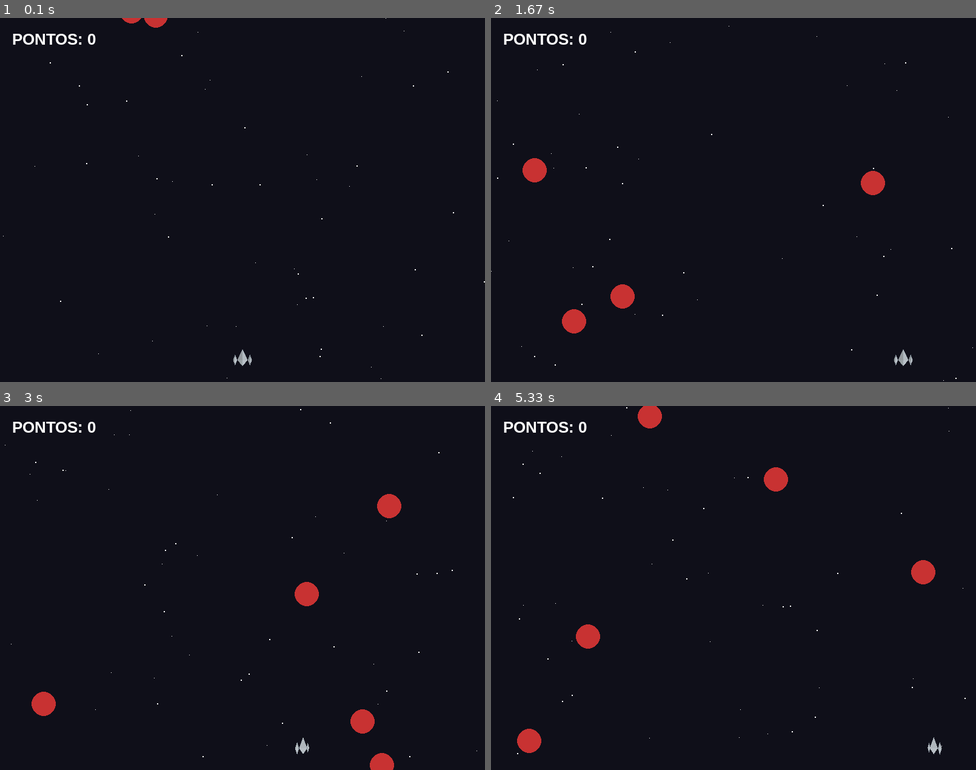
Above: before the commit, frames 1-4 (two rows, left to right).
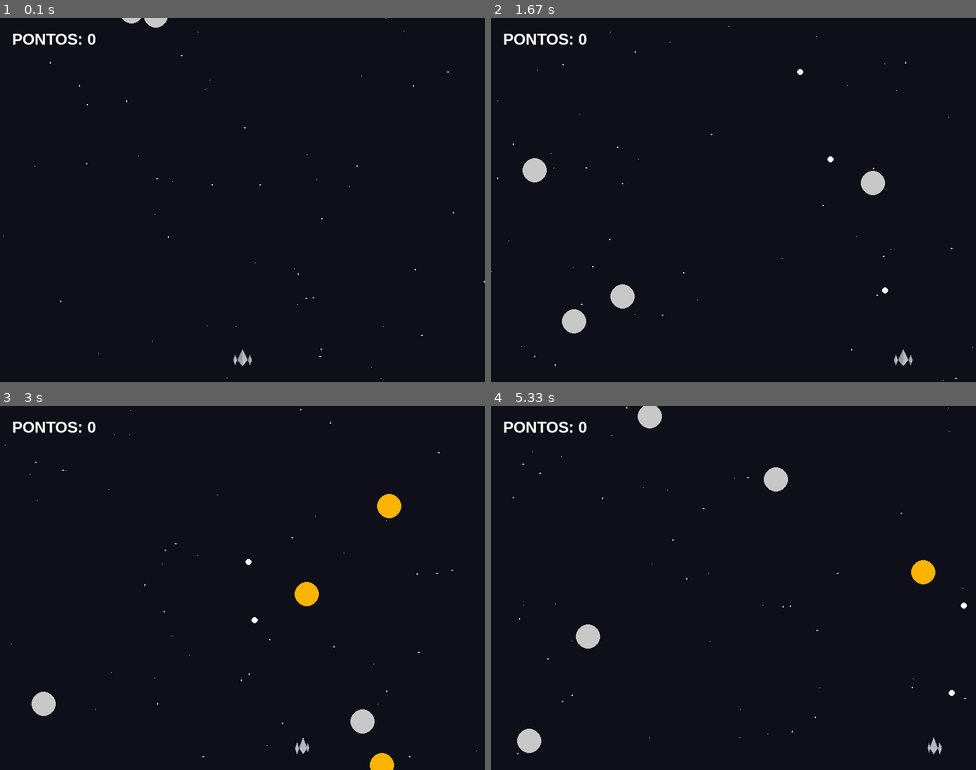
Above: after the commit, the same moments.

Repository: jeser-cavali/projeto-pygame
Game: pygame game, started from Main.py
Same seed, same stepped clock (60 frames per second), same inputs: the game is played once before the commit and once after it.
Inputs:
- Up to frame 1 (0.1 s): no input
- Up to frame 2 (1.67 s): tap Space at 0.33, 0.73, 1.03, 1.23, 1.53 s; hold Right 0.67-1.13 s; hold Right 1.17-1.63 s
- Up to frame 3 (3 s): hold Left 1.67-2.2 s; tap Space at 1.73, 2.03, 2.3, 2.6, 2.73 s; hold Left 2.23-2.63 s; hold Right from 2.67 s (still down)
- Up to frame 4 (5.33 s): tap Space at 3.03, 4.23, 4.53, 4.73, 5.03, 5.23 s; release Right at 3.3 s; tap A at 3.33 s; hold Right 4.17-4.63 s; hold Right 4.67-5.13 s; hold Left from 5.17 s (still down)

The runs differ from the first frame. In frame 1, 0.1% of the frame differs, in the area x 25-35%, y 0-3%; in frame 2, 1.1%; in frame 3, 1.3%; in frame 4, 1.3%, in the area x 5-99%, y 0-96%.

Commit message:
add hitbox

Diff:
--- a/Asteroid.py
+++ b/Asteroid.py
@@ -3,7 +3,7 @@
 from ElementoJogo import ElementoJogo
 
 class Asteroid(ElementoJogo):
-    def __init__(self, largura_tela, altura_tela, velocidade=5, cor=(200, 50, 50)):
+    def __init__(self, largura_tela, altura_tela, velocidade=5, cor=(200, 200, 200)):
         self.largura_tela = largura_tela
         self.altura_tela = altura_tela
         self.raio = 20
@@ -17,6 +17,13 @@
             velocidade=velocidade
         )
         self.iniciar_status()
+        self.cores = [
+            self.cor,
+            (250, 180, 0),
+            (200, 0, 0),
+            (200, 0, 0)
+        ]
+        self.hits = 0
 
     def iniciar_status(self):
         # 1. Posición X aleatoria dentro de la pantalla
@@ -29,6 +36,8 @@
         # 3. Velocidad aleatoria de caída
         self.velocidade = random.randint(3, 7)
 
+        self.hits = 0
+
     def mover(self):
         self.rect.y += self.velocidade
 
@@ -38,4 +47,5 @@
 
     def desenhar(self, tela):
         # Dibuja el asteroide como un círculo rojo
-        pygame.draw.circle(tela, self.cor, self.rect.center, self.raio)
+        if self.rect.y <= self.altura_tela:
+            pygame.draw.circle(tela, self.cores[self.hits], self.rect.center, self.raio)
--- a/Main.py
+++ b/Main.py
@@ -48,11 +48,19 @@
     for asteroide in asteroides:
         asteroide.mover()
 
-    # 3. Verificación de colisiones
+    #TODO Verificación de colisiones
     for asteroide in asteroides:
         if nave.rect.colliderect(asteroide.rect):
             print("¡Game Over! La nave fue destruida por un asteroide.")
             rodando = False
+        for tiro in nave.tiros:
+            if tiro.rect.colliderect(asteroide.rect):
+                nave.tiros.remove(tiro)
+                if asteroide.hits < 3:
+                    asteroide.hits += 1
+                if asteroide.hits == 3:
+                    asteroide.iniciar_status()
+                    pontos += 1000
 
     # 4. Dibujo en pantalla
     tela.fill((15, 15, 25))
--- a/Nave.py
+++ b/Nave.py
@@ -58,8 +58,10 @@
 
     def atirar(self):
         # Esta parte la terminará tu compañero en Projetil.py
+        self.tiros.append(Projetil.Projetil(self.rect.x + 20, self.rect.y))
         pass
 
+    # TODO Mecânica de tiros
     def atualizar_tiros(self):
         for tiro in self.tiros[:]:
             tiro.atualizar()
--- a/Projetil.py
+++ b/Projetil.py
@@ -16,7 +16,7 @@
     def mover(self):
         self.rect.y -= self.velocidade
 
-        if self.rect.bottom < 0:
+        if self.rect.x < 0:
             self.isVisible = False
 
     def atualizar(self):
